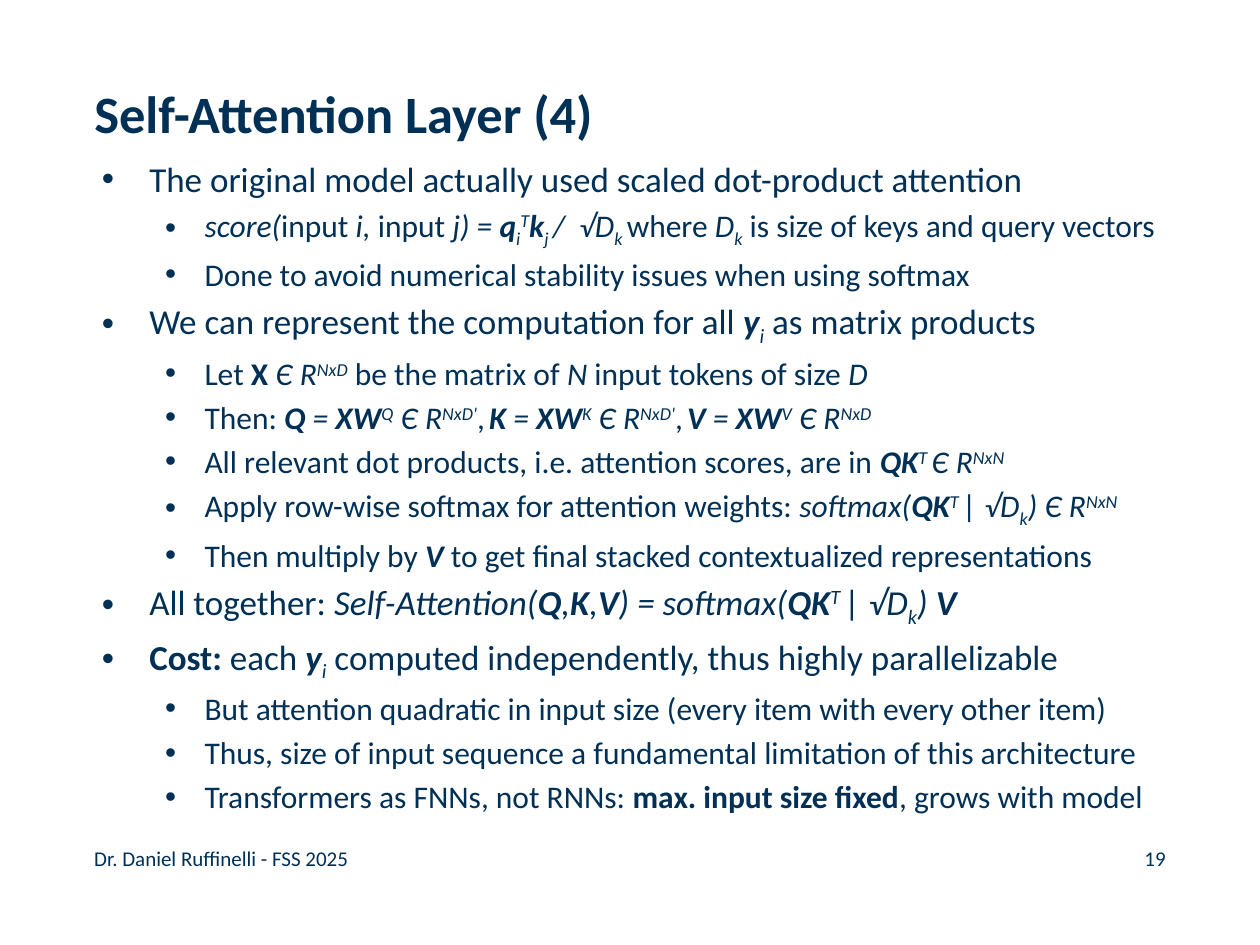
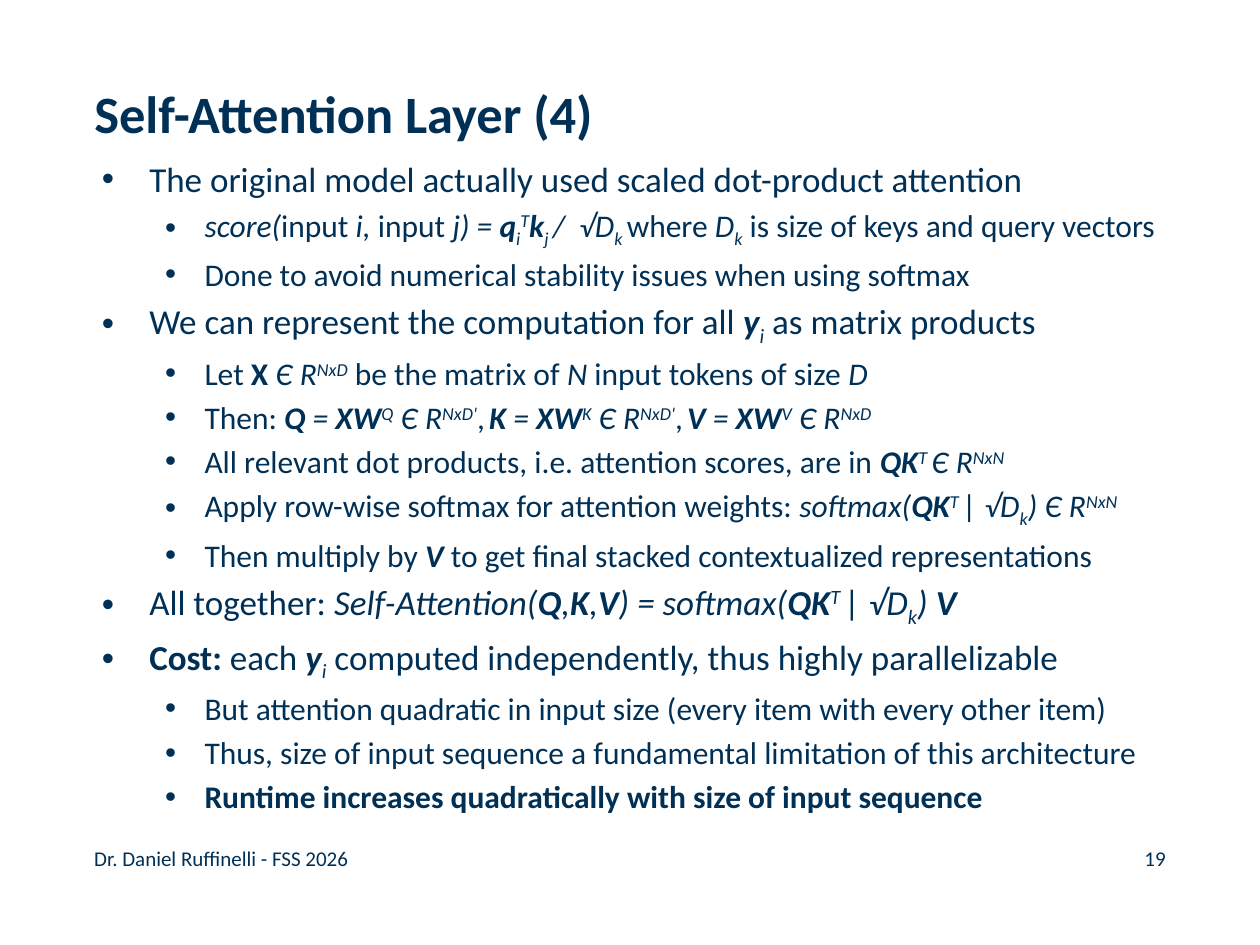
Before and after one commit to rufex2001/teaching_llms, a slide deck: slide 19 of lectures/04_transformers/04_transformers.pptx. Drawn at 1260x945 pixels with LibreOffice and Linux fonts; fonts in the diff are those of the drawing; background and template pictures are left out. Boxes give left, top, right and bottom in pixels: in the first picture for what was removed or moved away, otherwise in the second. Text is boxed around its words. In the diff, an @@ line names an element or a change of style, - is before the commit and + after.

```diff
--- a/lectures/04_transformers/04_transformers.pptx
+++ b/lectures/04_transformers/04_transformers.pptx
@@ text at (x1=205, y1=786, x2=983, y2=813): text changed; bold on @@
-  • Transformers as FNNs, not RNNs: max. input size fixed, grows with model
+  • Runtime increases quadratically with size of input sequence
@@ text at (x1=94, y1=851, x2=347, y2=866): text changed @@
-Dr. Daniel Ruffinelli - FSS 2025
+Dr. Daniel Ruffinelli - FSS 2026
```
Also in this commit, not shown: 34 other slides changed, 1 other file.
